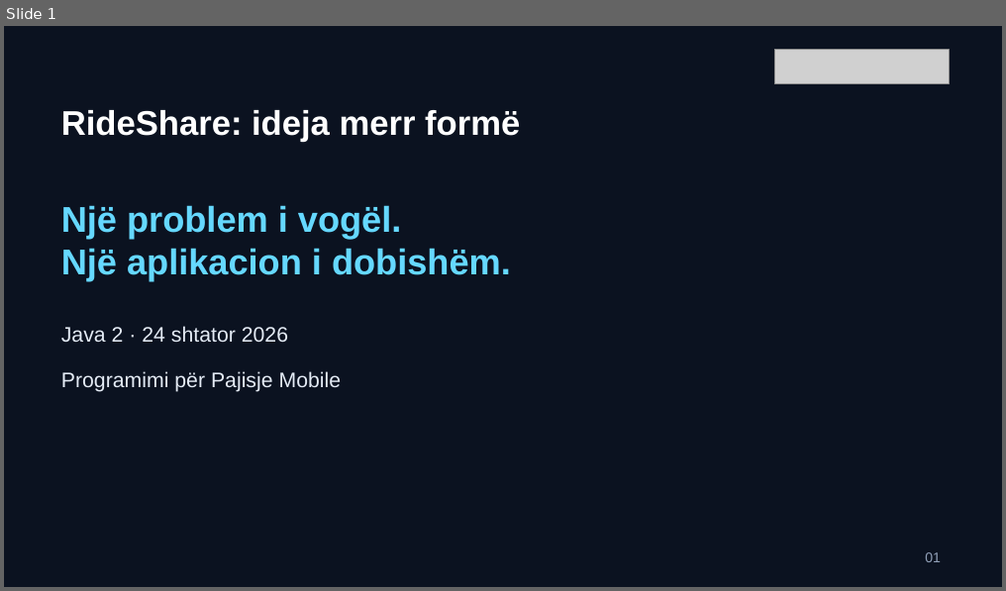
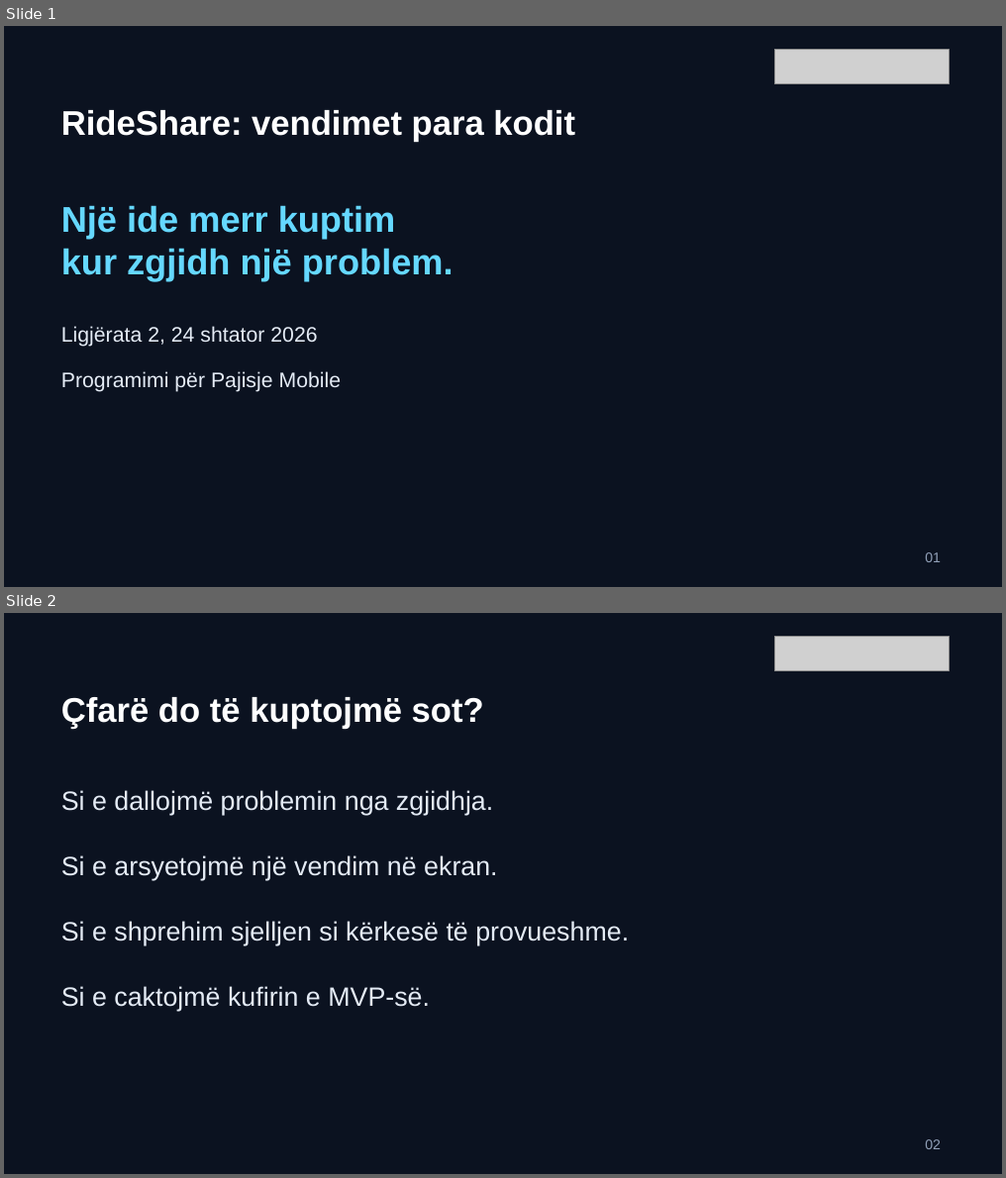
Before and after one commit to arbenl/arbenl.github.io, a slide deck: lendet/2026-2027/mobile/lectures/ligjerata-02-rideshare-ideja-mvp-2026.pptx. Shown one above the other, each under a label of ours: slide 1 before the commit, slides 1 and 2 after it. The pictures are 1006x591 and 1006x1178 pixels, drawn with LibreOffice and Linux fonts; fonts in the diff are those of the drawing; grey boxes stand for pictures. Boxes give left, top, right and bottom in pixels: in the first picture for what was removed or moved away, otherwise in the second. Text is boxed around its words. In the diff, an @@ line names an element or a change of style, - is before the commit and + after.

Commit message:
Separate week two lecture reasoning from guided RideShare lab (#19)

```diff
--- a/lendet/2026-2027/mobile/lectures/ligjerata-02-rideshare-ideja-mvp-2026.pptx
+++ b/lendet/2026-2027/mobile/lectures/ligjerata-02-rideshare-ideja-mvp-2026.pptx
@@ slide 2 added at (x1=4, y1=613, x2=1002, y2=1174), background #0B1220 @@
@@ picture added at (x1=774, y1=636, x2=948, y2=670) @@
@@ text added at (x1=61, y1=697, x2=484, y2=729), 33 pt, text #FFFFFF, bold @@
+Çfarë do të kuptojmë sot?
@@ text added at (x1=61, y1=790, x2=493, y2=815), 25.5 pt, text #E4EBF5 @@
+Si e dallojmë problemin nga zgjidhja.
@@ text added at (x1=61, y1=856, x2=497, y2=880), 25.5 pt, text #E4EBF5 @@
+Si e arsyetojmë një vendim në ekran.
@@ text added at (x1=61, y1=921, x2=629, y2=946), 25.5 pt, text #E4EBF5 @@
+Si e shprehim sjelljen si kërkesë të provueshme.
@@ text added at (x1=61, y1=986, x2=430, y2=1011), 25.5 pt, text #E4EBF5 @@
+Si e caktojmë kufirin e MVP-së.
@@ text added at (x1=925, y1=1140, x2=941, y2=1150), 13.5 pt, text #91A0B8 @@
+02
@@ slide 1 changed as well @@
@@ text at (x1=61, y1=110, x2=575, y2=142): text changed @@
-RideShare: ideja merr formë
+RideShare: vendimet para kodit
@@ text at (x1=61, y1=205, x2=453, y2=281): text changed @@
-Një problem i vogël.
-Një aplikacion i dobishëm.
+Një ide merr kuptim
+kur zgjidh një problem.
@@ text at (x1=61, y1=326, x2=317, y2=347): text changed @@
-Java 2 · 24 shtator 2026
+Ligjërata 2, 24 shtator 2026
```
Also in this commit, not shown: 5 other slides changed, 15 other slides added, 20 slides removed, 15 other files.
